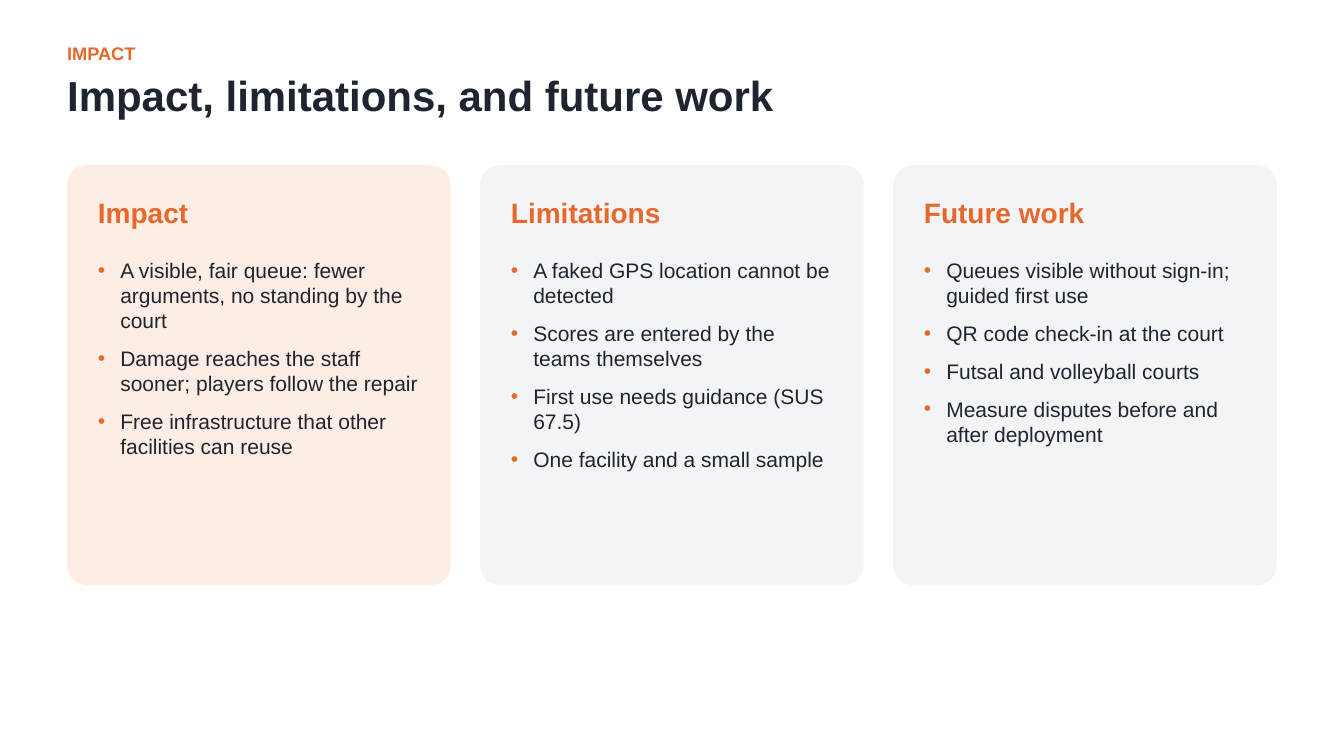
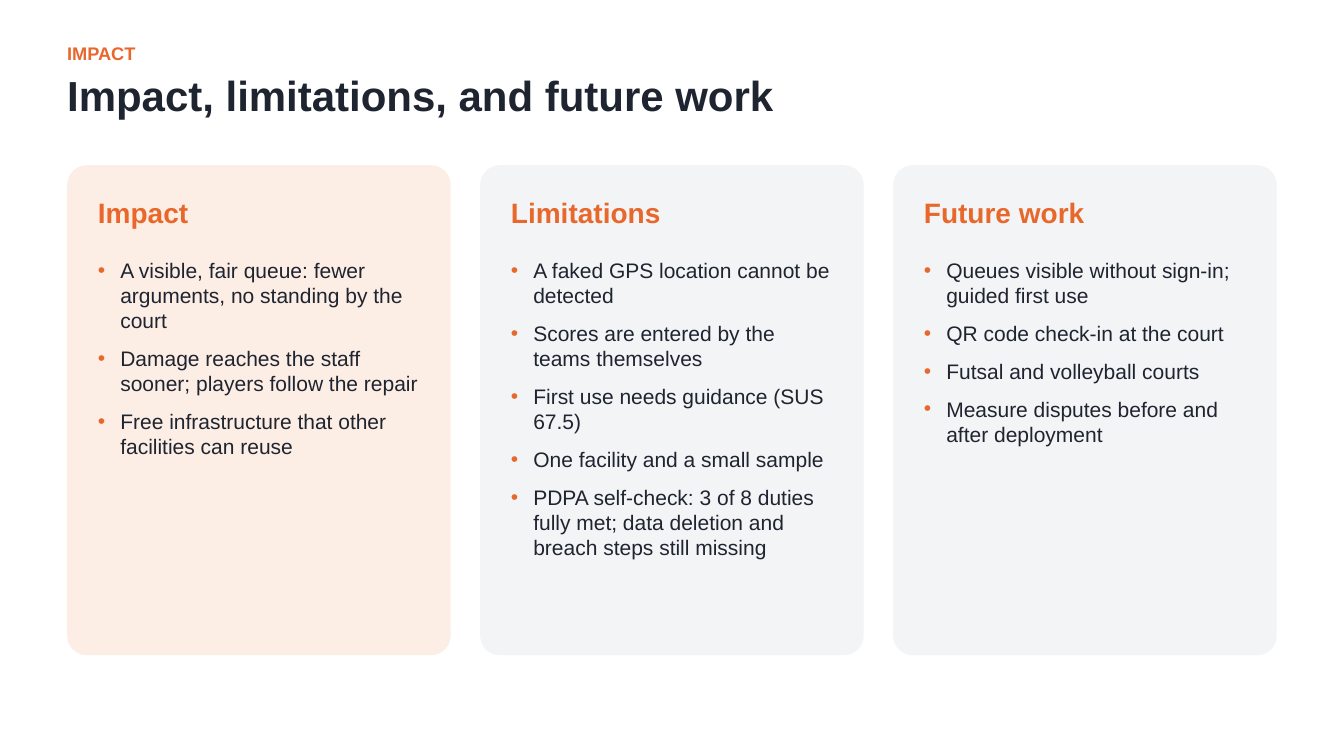
Before and after one commit to Nokpednam/MeQ-web-app, a slide deck: slide 17 of docs/report/slides/MeQ_Presentation.pptx. Drawn at 1344x756 pixels with LibreOffice and Linux fonts; fonts in the diff are those of the drawing. Boxes give left, top, right and bottom in pixels: in the first picture for what was removed or moved away, otherwise in the second. Text is boxed around its words. In the diff, an @@ line names an element or a change of style, - is before the commit and + after.

```diff
--- a/docs/report/slides/MeQ_Presentation.pptx
+++ b/docs/report/slides/MeQ_Presentation.pptx
@@ rounded rectangle: place and size @@
-rounded rectangle at [68, 165, 452, 586]
+rounded rectangle at [68, 165, 452, 655]
@@ rounded rectangle: place and size @@
-rounded rectangle at [480, 165, 864, 586]
+rounded rectangle at [480, 165, 864, 655]
@@ text at [533, 489, 814, 560]: paragraph added @@
+• PDPA self-check: 3 of 8 duties fully met; data deletion and breach steps still missing
```
Also in this commit, not shown: 2 other files.
